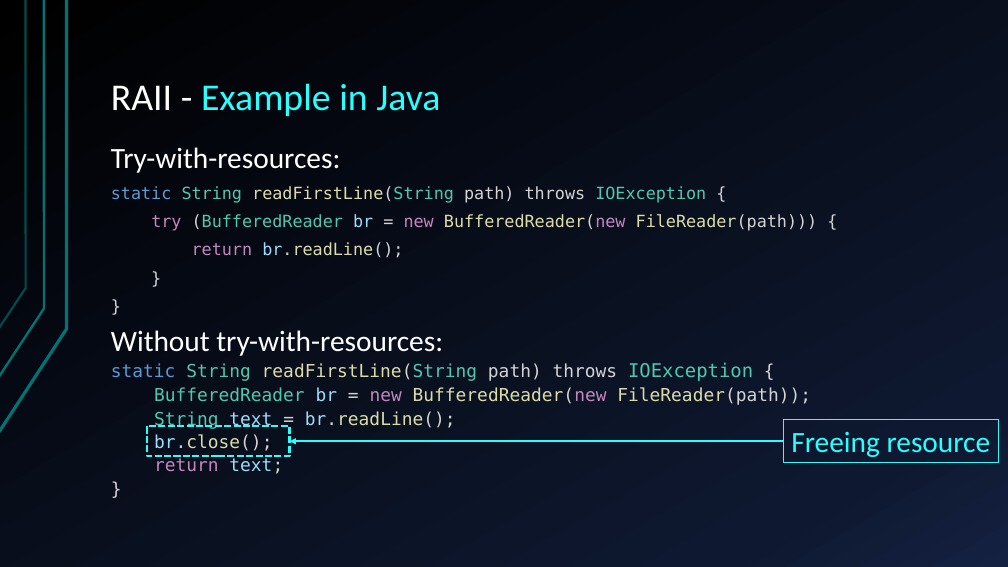
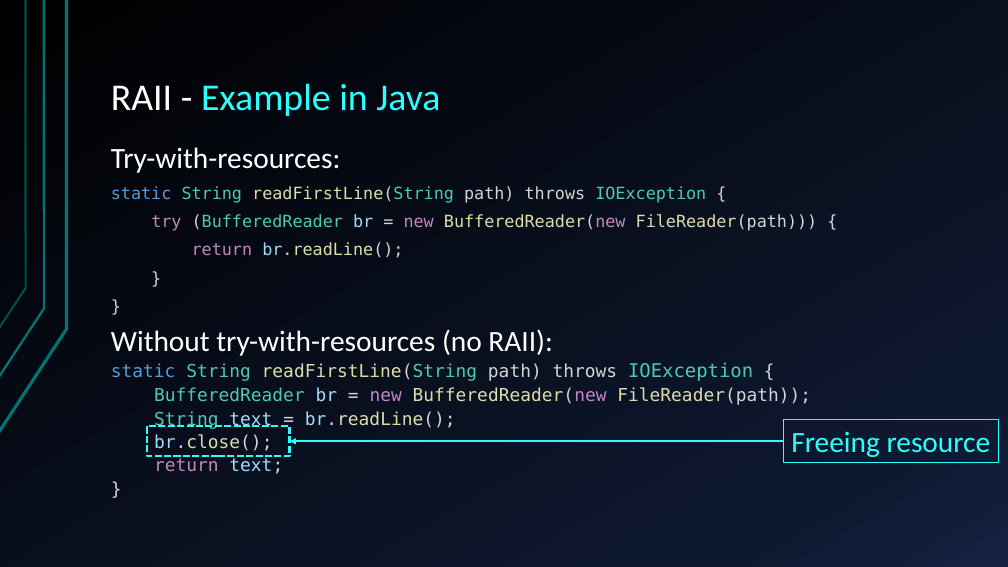
Before and after one commit to Empiire00/raii-se, a slide deck: slide 8 of Presentation/Resources_and_RAII.pptx. Drawn at 1008x567 pixels with LibreOffice and Linux fonts; fonts in the diff are those of the drawing. Boxes give left, top, right and bottom in pixels: in the first picture for what was removed or moved away, otherwise in the second. Text is boxed around its words. In the diff, an @@ line names an element or a change of style, - is before the commit and + after.

Commit message:
feat: minor changes in presentation and code

```diff
--- a/Presentation/Resources_and_RAII.pptx
+++ b/Presentation/Resources_and_RAII.pptx
@@ text at bbox=[111, 329, 552, 356]: text changed @@
-Without try-with-resources:
+Without try-with-resources (no RAII):
```
Also in this commit, not shown: 2 other files.
